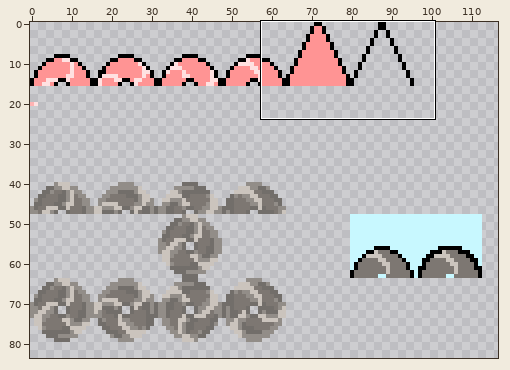
Sprite sheet -- assets/object_tilemap.png. The first picture is a wide view before the edit; the outline marks the close-up.
Close-up. First the earlier version:
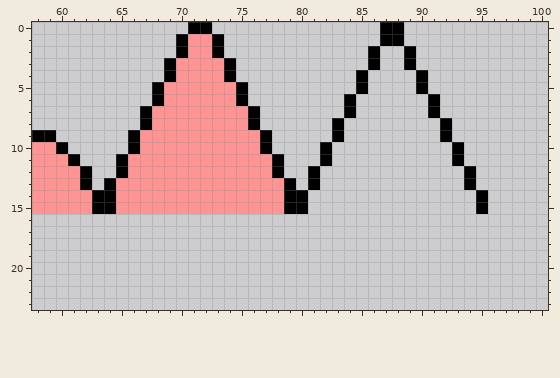
The file is 256x256 pixels. Shown: x 58..100, y 0..23. The wide view leaves out empty margins.
New version:
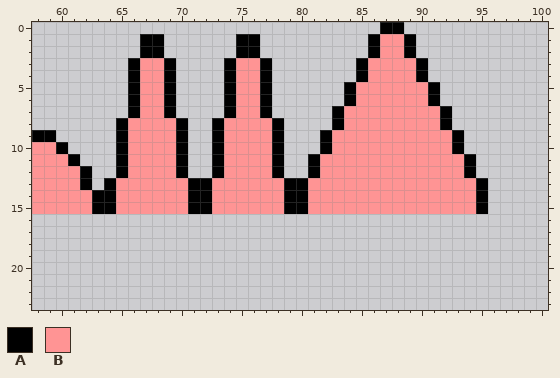
Palette (. is transparent): A #000000  B #ff9494
Edits made:
y 0: x 71..72 AA -> ..
y 1: x 67..68 .. -> AA; x 70..73 ABBA -> ....; x 75..76 .. -> AA; x 86..89 .AA. -> ABBA
y 2: x 67..68 .. -> AA; x 70..73 ABBA -> ....; x 75..76 .. -> AA; x 87..88 .. -> BB
y 3: x 66..68 ... -> ABB; x 70..73 BBBB -> ....; x 75..77 ... -> BBA; x 85..90 .A..A. -> ABBBBA
y 4: x 66..68 ... -> ABB; x 70..73 BBBB -> ....; x 75..77 ... -> BBA; x 86..89 .... -> BBBB
y 5: x 66..77 ..ABBBBBBA.. -> ABBA....ABBA; x 84..91 .A....A. -> ABBBBBBA
y 6: x 66..77 ..ABBBBBBA.. -> ABBA....ABBA; x 85..90 ...... -> BBBBBB
y 7: x 66..67 .A -> AB; x 69..74 BBBBBB -> A....A; x 76..77 A. -> BA; x 83..92 .A......A. -> ABBBBBBBBA
y 8: x 65..67 ..A -> ABB; x 70..73 BBBB -> A..A; x 76..78 A.. -> BBA; x 84..91 ........ -> BBBBBBBB
y 9: x 65..66 .A -> AB; x 70..73 BBBB -> A..A; x 77..78 A. -> BA; x 82..93 .A........A. -> ABBBBBBBBBBA
y 10: x 65..66 .A -> AB; x 70..73 BBBB -> A..A; x 77..78 A. -> BA; x 83..92 .......... -> BBBBBBBBBB
y 11: x 70..73 BBBB -> A..A; x 81..94 .A..........A. -> ABBBBBBBBBBBBA
y 12: x 70..73 BBBB -> A..A; x 82..93 ............ -> BBBBBBBBBBBB
y 13: x 71..72 BB -> AA; x 80..95 .A............A. -> ABBBBBBBBBBBBBBA
y 14..15: x 71..72 BB -> AA; x 81..94 .............. -> BBBBBBBBBBBBBB
